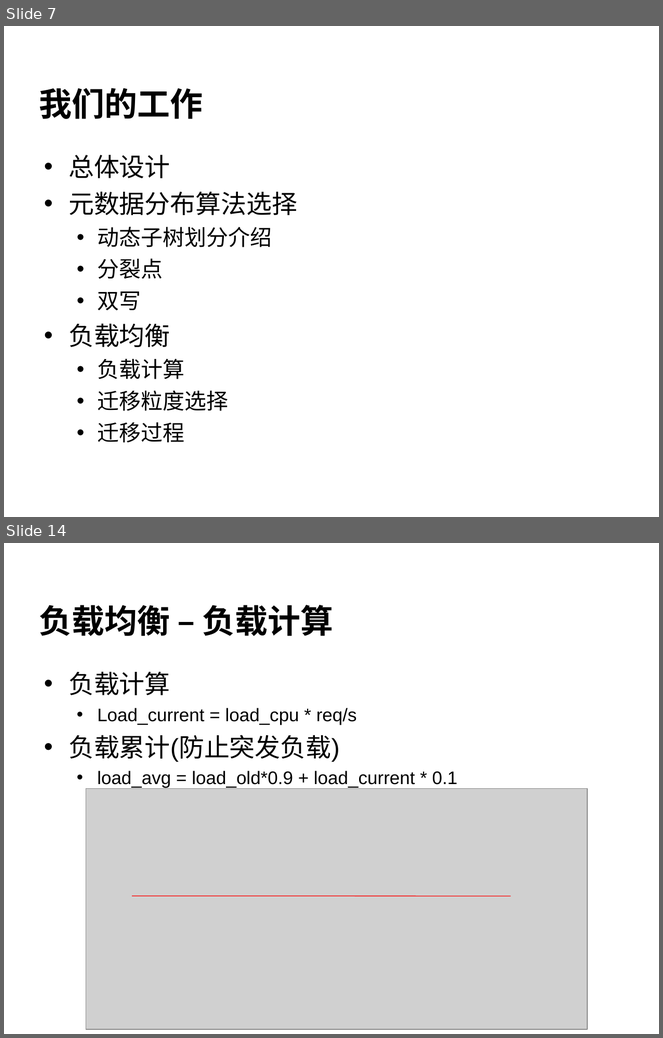
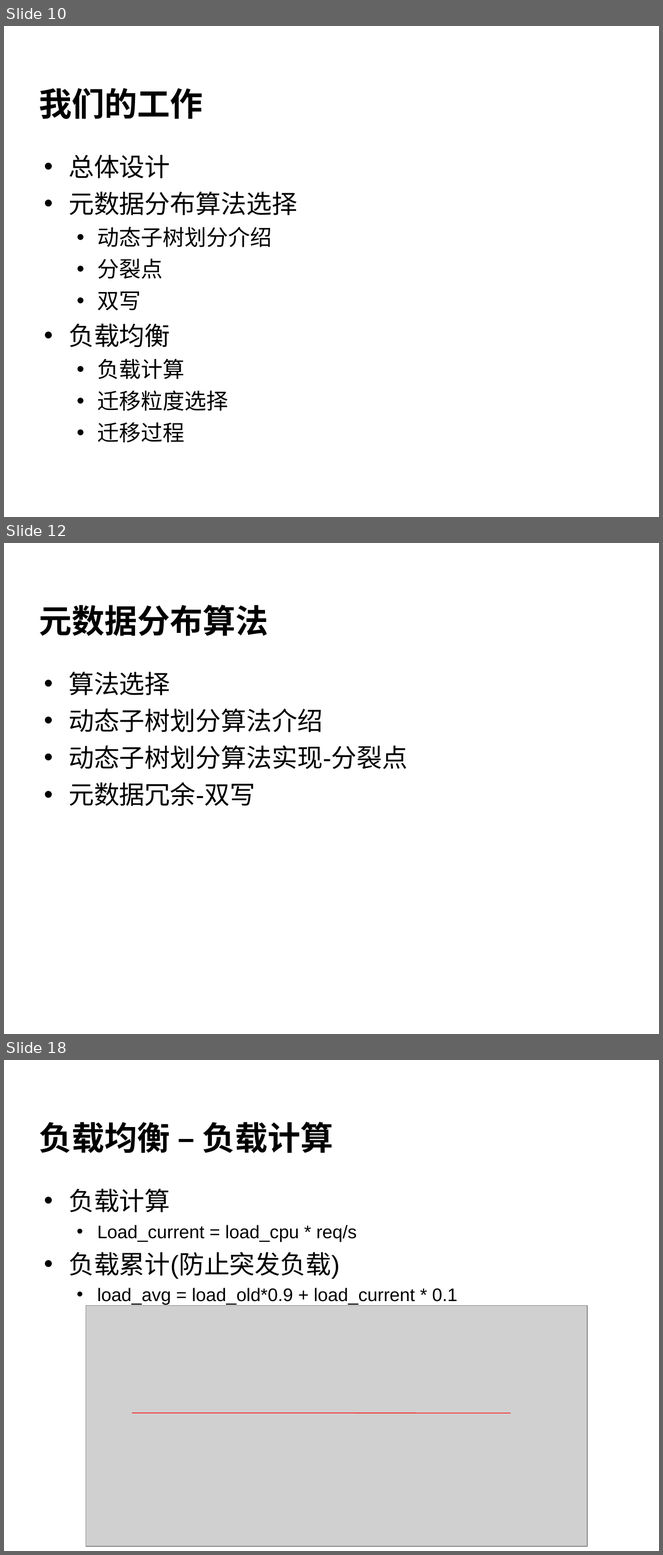
Before and after one commit to cheliequan/idning-paper, a slide deck: draft/答辩.ppt. Shown one above the other, each under a label of ours: slides 7 and 14 before the commit, slides 10, 12 and 18 after it; the slides between them are not shown. The pictures are 663x1038 and 663x1555 pixels, drawn with LibreOffice and Linux fonts; fonts in the diff are those of the drawing; grey boxes stand for pictures; background and template pictures are left out. Boxes give left, top, right and bottom in pixels: in the first picture for what was removed or moved away, otherwise in the second. Text is boxed around its words. In the diff, an @@ line names an element or a change of style, - is before the commit and + after.

```diff
--- a/draft/答辩.ppt
+++ b/draft/答辩.ppt
@@ slide 12 added at bbox=[4, 543, 659, 1034], background picture (left out) @@
@@ title added at bbox=[39, 605, 268, 636], 36 pt, text #000000, bold @@
+元数据分布算法
@@ text added at bbox=[68, 671, 408, 806], 28 pt, text #000000 @@
+• 算法选择
+• 动态子树划分算法介绍
+• 动态子树划分算法实现-分裂点
+• 元数据冗余-双写
@@ what was slide 7 is now slide 10 @@
@@ what was slide 14 is now slide 18 @@
```
Also in this commit, not shown: 9 slides changed, 4 other slides added.
